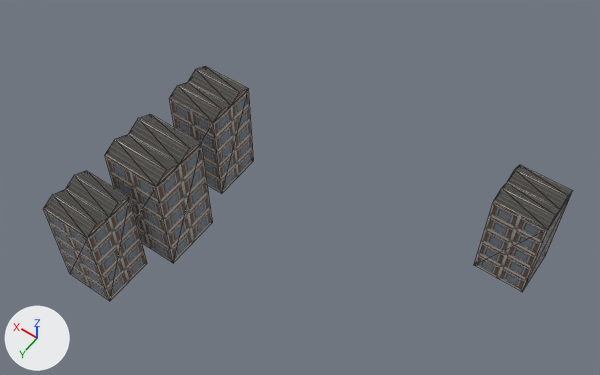
What one commit did to the OBJ model examples/vehicle-playground/res/models/urban/procgen-procpain-district-tower-xm1zm1.obj.
Both versions are drawn from a camera (50 mm lens) standing at (-34.9, 45.6, 92.2) and looking at (1.6, -5.5, 11.9). The lights are fixed; the arrows at lower left show +X, +Y and +Z. The picture after the commit comes second. Mesh edges are drawn as thin lines. Where no turn or scale is listed for an object, it has been applied to the vertices. Vertices at exactly the same position are counted once.

The first picture shows 'procgen-procpain-district-tower-xm1zm1'.
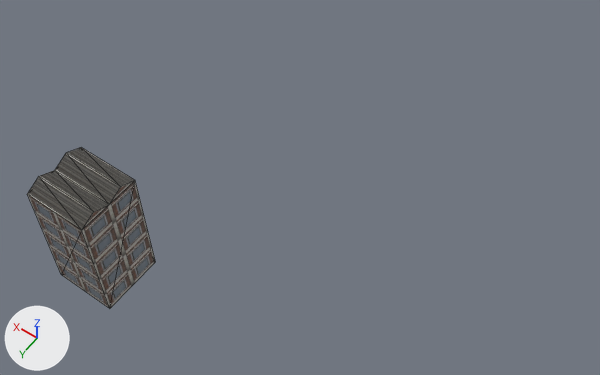
Where the change shows, as pixel boxes (x1, y1, x2, y2) in the pictures (600 x 375 px; the box of a moved part takes in the faces that stretch with it):
'procgen-procpain-district-tower-xm1zm1', reshaped (76% narrower, 31% shorter): before (44, 66, 572, 301); after (27, 147, 155, 308)
part 1 of me_procgen_procpain_district_tower_xm1zm1, moved or reshaped: before (44, 171, 147, 301); after (27, 147, 155, 308)
part 2 of me_procgen_procpain_district_tower_xm1zm1, deleted: before (169, 66, 254, 193)
part 3 of me_procgen_procpain_district_tower_xm1zm1, deleted: before (474, 165, 572, 292)
part 4 of me_procgen_procpain_district_tower_xm1zm1, deleted: before (105, 114, 213, 263)

What the commit changed:
me_procgen_procpain_district_tower_xm1zm1 is used by ob_procgen_procpain_district_tower_xm1zm1; location (0.0, 0.0, 0.0).
me_procgen_procpain_district_tower_xm1zm1 had 56 vertices, 88 faces and spanned x -26.0..23.0, y -22.7..15.9, z 0.0..17.4.
me_procgen_procpain_district_tower_xm1zm1 now has 14 vertices, 22 faces and spans x 15.2..23.8, y 8.0..16.6, z 0.0..18.3.
me_procgen_procpain_district_tower_xm1zm1 part 1: the loose piece of 14 vertices spanning x 16.0..23.0, y 8.8..15.9, z 0.0..15.0 is scaled about its middle by 1.22, then moved by (0.0, 0.0, 1.6).
me_procgen_procpain_district_tower_xm1zm1 part 2: the loose piece of 14 vertices spanning x 15.2..22.5, y -13.2..-5.9, z 0.0..15.5 is deleted.
me_procgen_procpain_district_tower_xm1zm1 part 3: the loose piece of 14 vertices spanning x -26.0..-19.1, y -22.7..-15.8, z 0.0..14.7 is deleted.
me_procgen_procpain_district_tower_xm1zm1 part 4: the loose piece of 14 vertices spanning x 13.1..21.3, y -1.3..6.8, z 0.0..17.4 is deleted.
